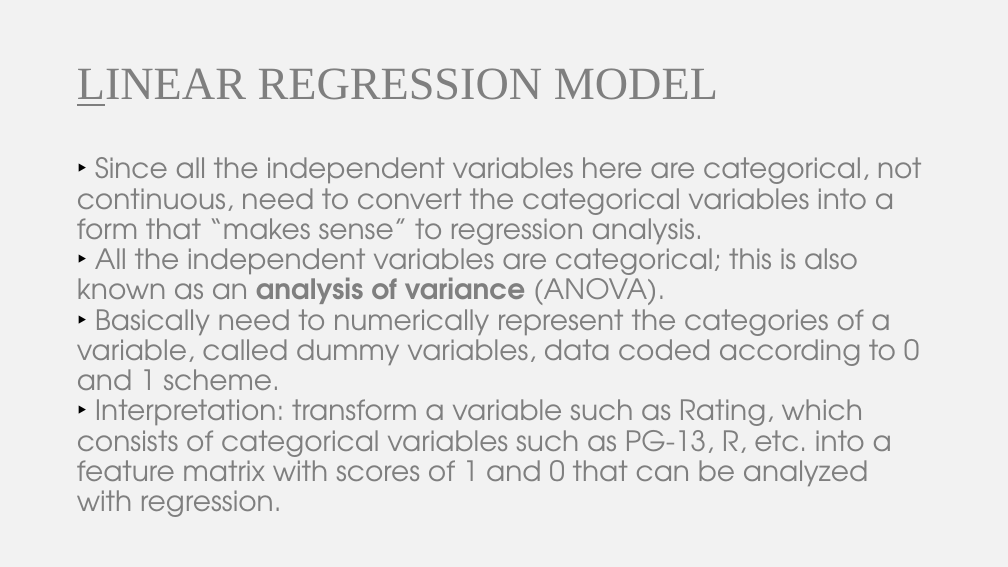
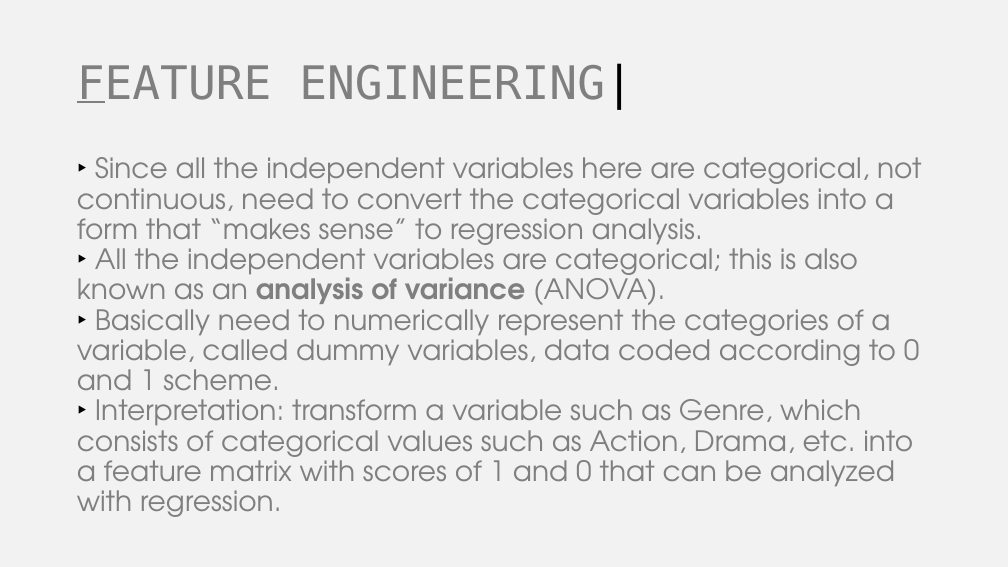
Before and after one commit to somyamohanty/Data_Dawgs, a slide deck: slide 9 of presentations/Final Presentation.pptx (slide 12 before the commit). Drawn at 1008x567 pixels with LibreOffice and Linux fonts; fonts in the diff are those of the drawing. Boxes give left, top, right and bottom in pixels: in the first picture for what was removed or moved away, otherwise in the second. Text is boxed around its words. In the diff, an @@ line names an element or a change of style, - is before the commit and + after.

```diff
--- a/presentations/Final Presentation.pptx
+++ b/presentations/Final Presentation.pptx
@@ title at <box>77,63,633,110</box>: text changed; font Times New Roman to DejaVu Sans Mono @@
-LINEAR REGRESSION MODEL
+FEATURE ENGINEERING|
@@ text at <box>77,399,913,517</box>: text changed @@
-‣ Interpretation: transform a variable such as Rating, which consists of categorical variables such as PG-13, R, etc. into a feature matrix with scores of 1 and 0 that can be analyzed with regression.
+‣ Interpretation: transform a variable such as Genre, which consists of categorical values such as Action, Drama, etc. into a feature matrix with scores of 1 and 0 that can be analyzed with regression.
```
Also in this commit, not shown: 20 other slides changed, 17 slides added, 3 slides removed, 1 other file.
